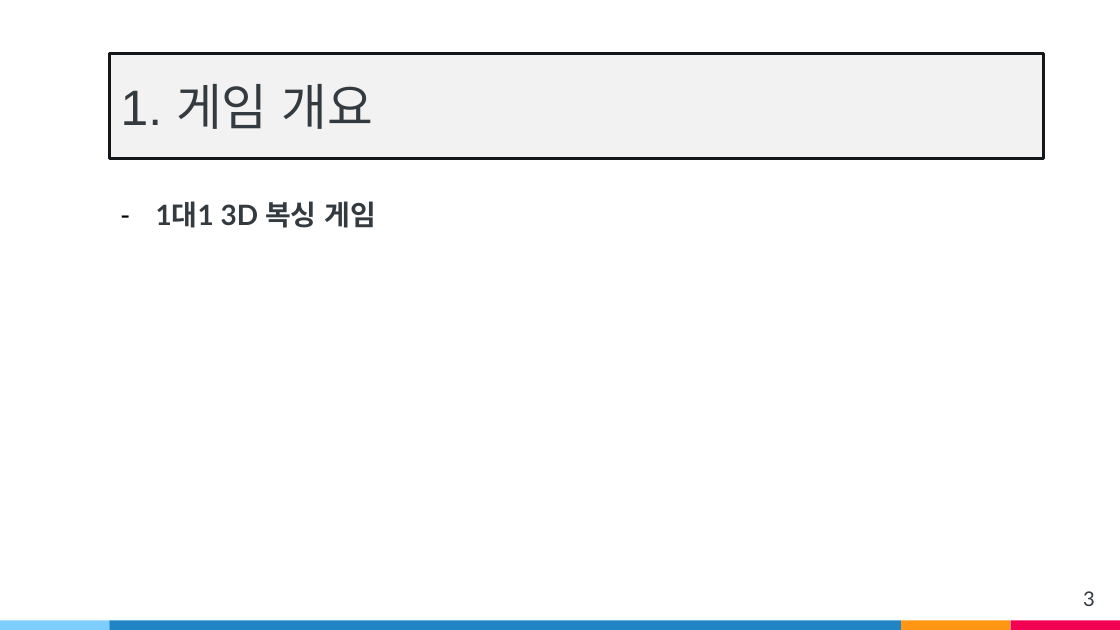
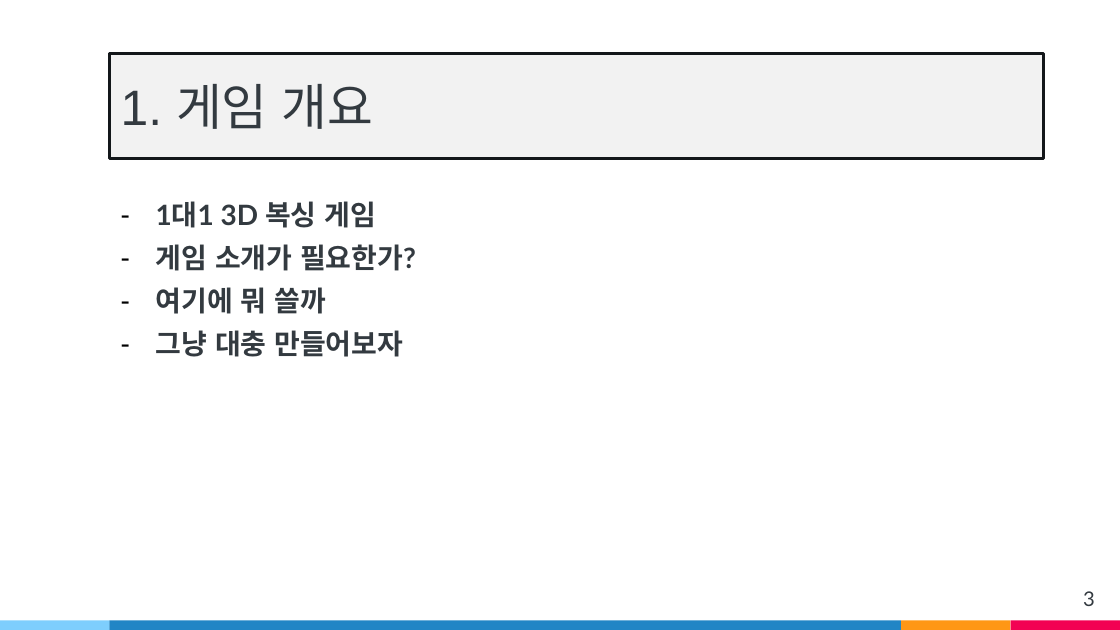
Before and after one commit to wsj2681/Anger_Control_Disoder, a slide deck: slide 3 of Capstone Design/발표자료/중간발표/v1.pptx. Drawn at 1120x630 pixels with LibreOffice and Linux fonts; fonts in the diff are those of the drawing. Boxes give left, top, right and bottom in pixels: in the first picture for what was removed or moved away, otherwise in the second. Text is boxed around its words. In the diff, an @@ line names an element or a change of style, - is before the commit and + after.

```diff
--- a/Capstone Design/발표자료/중간발표/v1.pptx
+++ b/Capstone Design/발표자료/중간발표/v1.pptx
@@ text at (156, 244, 416, 357): paragraphs added @@
+– 게임 소개가 필요한가?
+– 여기에 뭐 쓸까
+– 그냥 대충 만들어보자
```
Also in this commit, not shown: 4 other slides changed.
